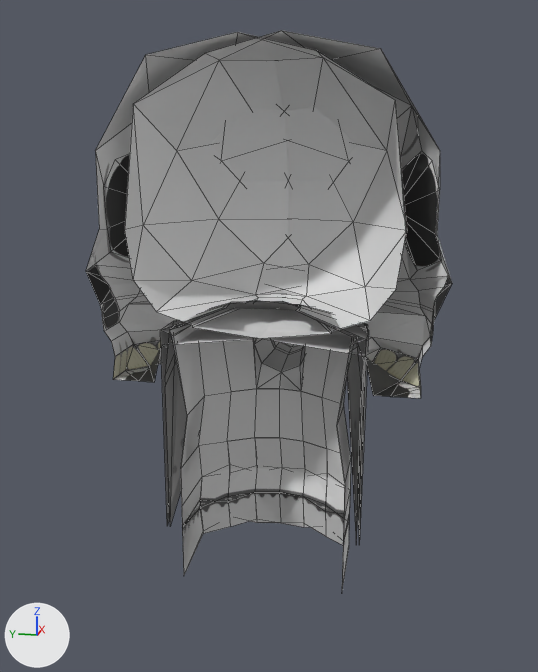
One commit to the Blender file PAck-Ghost.blend: the scene before it, then after it.
Rendered twice from a 50 mm camera at (-5.12, -1.09, 3.87) aimed at (0.01, -0.06, 2.58). The lights are fixed; the arrows at lower left show +X, +Y and +Z. Mesh edges are drawn as thin lines.

The scene before the commit, as lines of its bpy script (objects in view):
```python
me_icosphere = bpy.data.meshes.new('Icosphere')
me_icosphere.from_pydata(...)  # 76 vertices, 88 faces; spans x 0.0..1.21, y -1.32..1.0, z 2.19..4.64
me_icosphere.materials.append(mat_material_011)  # picture img_pacghostskullmat
me_icosphere_001 = bpy.data.meshes.new('Icosphere.001')
me_icosphere_001.from_pydata(...)  # 113 vertices, 111 faces; spans x 0.0..1.58, y -0.74..0.76, z 0.57..2.78
me_icosphere_001.materials.append(mat_material_010)  # picture img_untitled
ob_icosphere = bpy.data.objects.new('Icosphere', me_icosphere_001)
ob_icosphere.location = (0.0, 0.0, 0.0)
_m = ob_icosphere.modifiers.new('Mirror', 'MIRROR')
_m.use_axis = (False, True, False)
_m.use_clip = True
ob_skull = bpy.data.objects.new('Skull', me_icosphere)
ob_skull.location = (0.0, 0.0, 0.0)
_m = ob_skull.modifiers.new('Mirror', 'MIRROR')
_m.use_axis = (False, True, False)
_m.use_clip = True
```
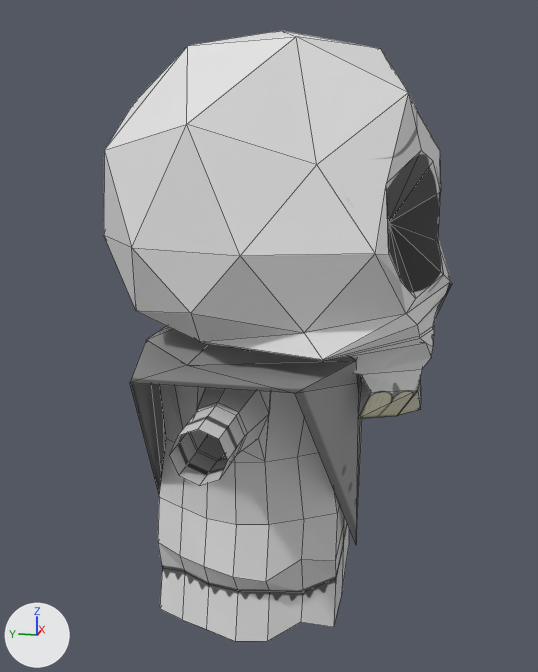
Where the newer file only moved an object's origin or applied its transform, the numbers keep the older frame.

Changed parts and their boxes (x1, y1, x2, y2) in the pictures (538 x 672 px):
'Skull', reshaped, modifiers changed: before (86, 30, 452, 399); after (104, 30, 452, 419)
'Icosphere', reshaped, modifiers changed (11% wider, 9% taller): before (160, 300, 369, 589); after (130, 326, 363, 642)
part 1 of me_icosphere, added: after (104, 30, 452, 419)
part 2 of me_icosphere_001, added: after (130, 327, 361, 642)

Edits to the bpy script that builds the scene:
```text
Change me_icosphere:
    used by ob_skull; location = (0.0, 0.0, 0.0)
    remove me_icosphere.from_pydata(...)  # 76 vertices, 88 faces; spans x 0.0..1.21, y -1.32..1.0, z 2.19..4.64
    add me_icosphere.from_pydata(...)  # 128 vertices, 176 faces; spans x -1.21..1.21, y -1.32..1.0, z 2.19..4.64
    me_icosphere part 1
    52 vertices are added at x -1.21..-0.01, y -1.3..1.0, z 2.19..4.52
    88 new faces join them
Change me_icosphere_001:
    used by ob_icosphere; location = (0.0, 0.0, 0.0)
    remove me_icosphere_001.from_pydata(...)  # 113 vertices, 111 faces; spans x 0.0..1.58, y -0.74..0.76, z 0.57..2.78
    add me_icosphere_001.from_pydata(...)  # 204 vertices, 222 faces; spans x -1.58..1.58, y -0.74..0.76, z 0.57..2.78
    me_icosphere_001 part 2
    91 vertices are added at x -1.58..-0.11, y -0.74..0.76, z 0.64..2.78
    111 new faces join them
Change ob_skull:
    remove _m = ob_skull.modifiers.new('Mirror', 'MIRROR')
    remove _m.use_axis = (False, True, False)
    remove _m.use_clip = True
Change ob_icosphere:
    remove _m = ob_icosphere.modifiers.new('Mirror', 'MIRROR')
    remove _m.use_axis = (False, True, False)
    remove _m.use_clip = True
```
